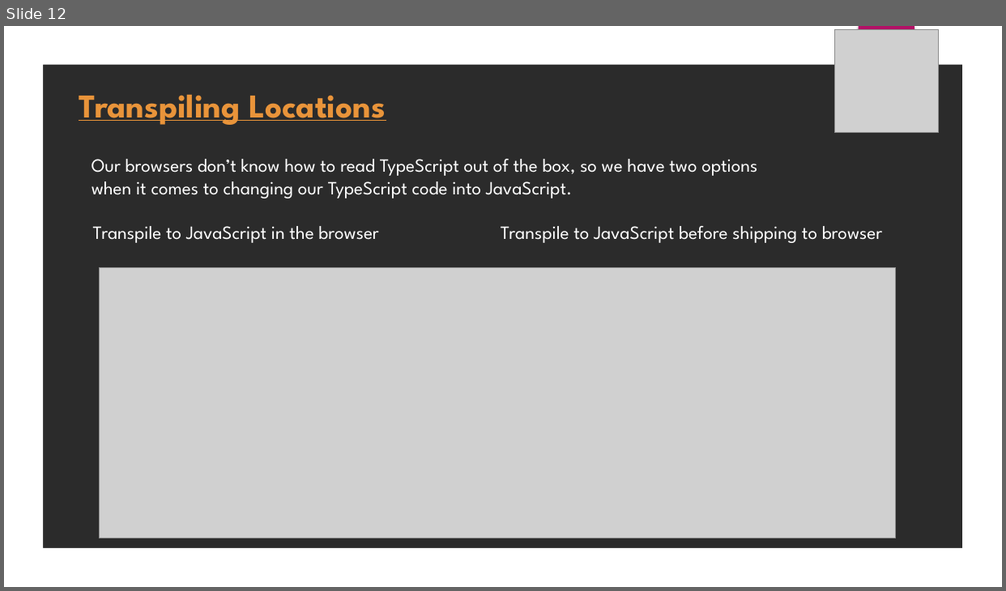
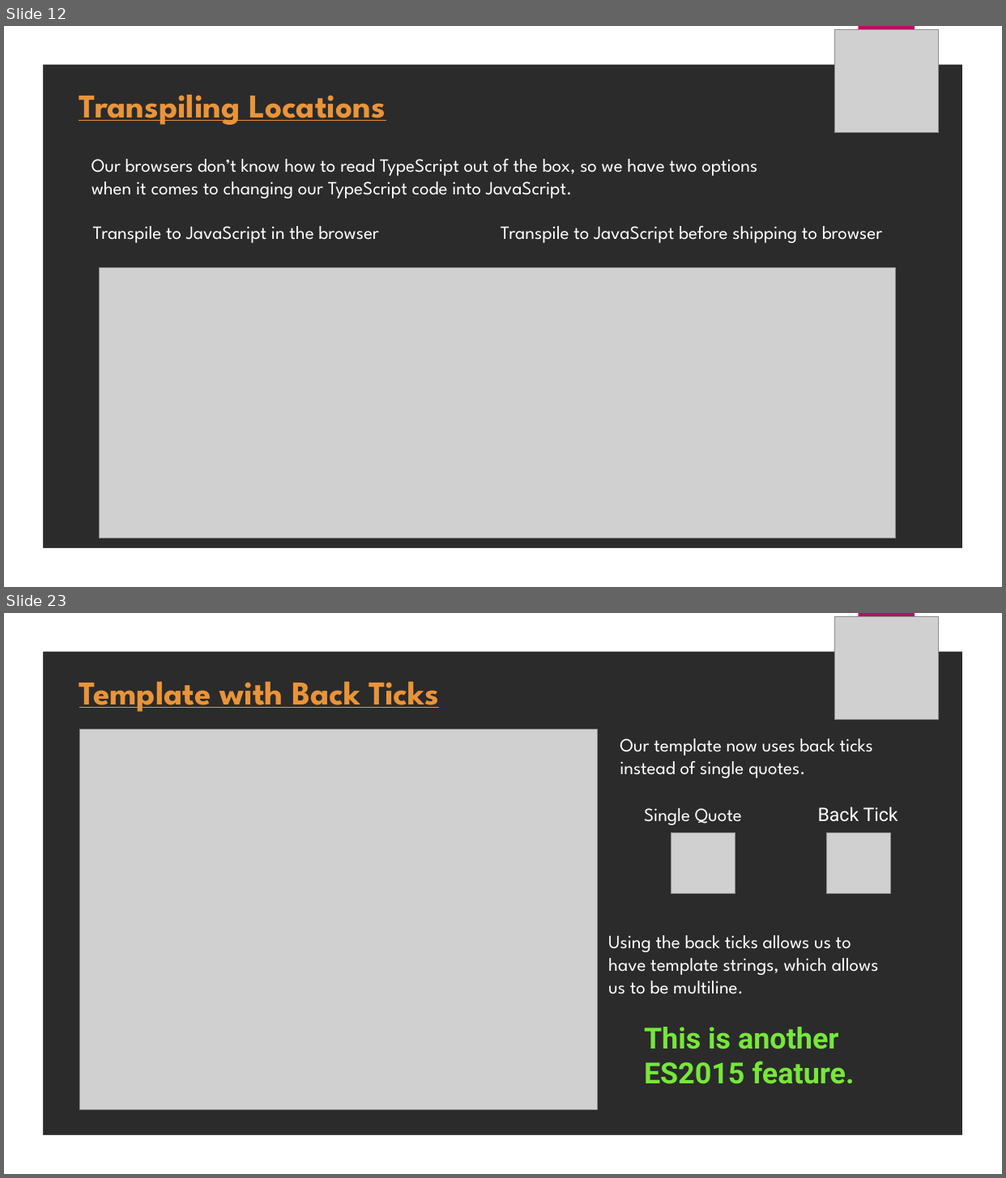
Before and after one commit to uiravi/Angular-pptx, a slide deck: Angular.pptx. Shown one above the other, each under a label of ours: slide 12 before the commit, slides 12 and 23 after it; the slides between them are not shown. The pictures are 1006x591 and 1006x1178 pixels, drawn with LibreOffice and Linux fonts; fonts in the diff are those of the drawing; grey boxes stand for pictures; background and template pictures are left out; a plain dark background stands for a picture behind light text. Boxes give left, top, right and bottom in pixels: in the first picture for what was removed or moved away, otherwise in the second. Text is boxed around its words. In the diff, an @@ line names an element or a change of style, - is before the commit and + after.

```diff
--- a/Angular.pptx
+++ b/Angular.pptx
@@ slide 23 added at box(4, 613, 1002, 1174), background picture (left out); not listed: 2 template elements that a slide beside it also shows @@
@@ picture added at box(835, 617, 938, 720) @@
@@ text added at box(79, 681, 439, 712), 32 pt, text #E9943A, bold, underline @@
+Template with Back Ticks
@@ picture added at box(79, 729, 598, 1110) @@
@@ text added at box(620, 739, 873, 778), 18 pt, text #FFFFFF @@
+Our template now uses back ticks
+instead of single quotes.
@@ text added at box(818, 807, 898, 821), 18 pt, text #FFFFFF @@
+Back Tick
@@ text added at box(644, 808, 742, 825), 18 pt, text #FFFFFF @@
+Single Quote
@@ picture added at box(671, 833, 735, 894) @@
@@ picture added at box(827, 833, 891, 894) @@
@@ text added at box(608, 935, 879, 995), 18 pt, text #FFFFFF @@
+Using the back ticks allows us to
+have template strings, which allows
+us to be multiline.
@@ text added at box(644, 1027, 854, 1084), 28 pt, text #77E739, bold @@
+This is another ES2015 feature.
```
Also in this commit, not shown: 1 slide changed, 10 other slides added.
